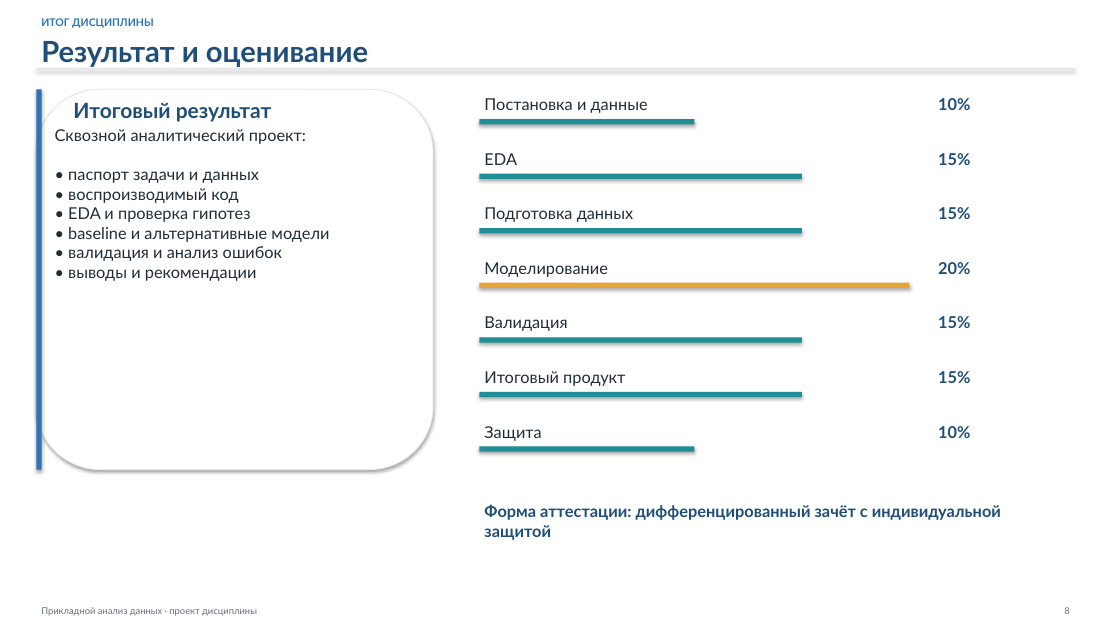
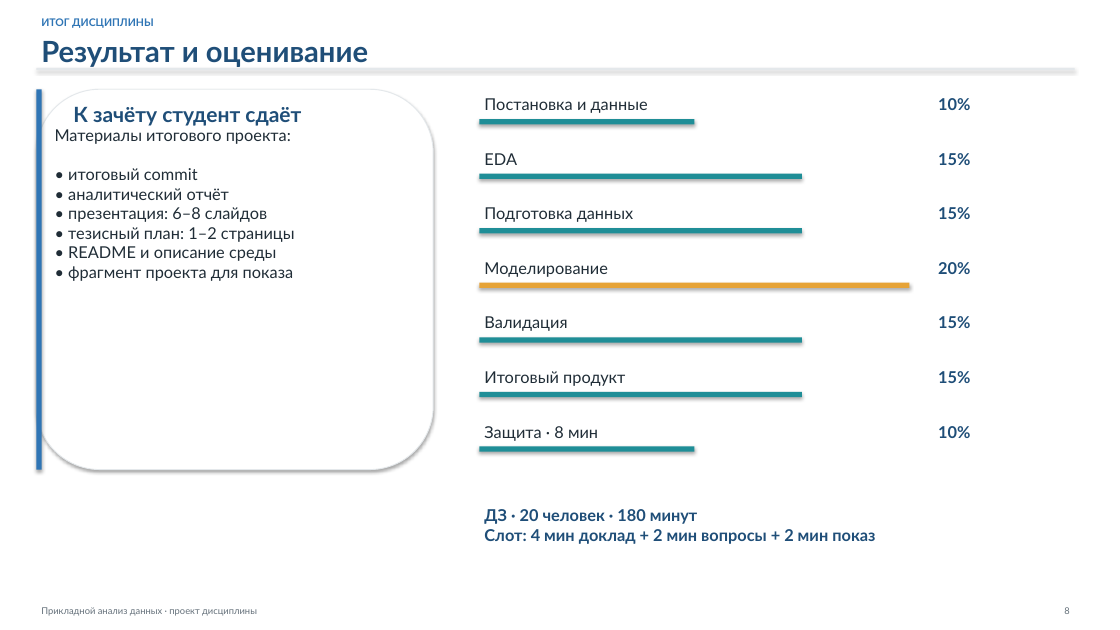
Before and after one commit to DiDiLight/fos-prikladnoy-analiz-dannyh, a slide deck: slide 8 of docs/attachments/course-presentation.pptx. Drawn at 1120x630 pixels with LibreOffice and Linux fonts; fonts in the diff are those of the drawing. Boxes give left, top, right and bottom in pixels: in the first picture for what was removed or moved away, otherwise in the second. Text is boxed around its words. In the diff, an @@ line names an element or a change of style, - is before the commit and + after.

```diff
--- a/docs/attachments/course-presentation.pptx
+++ b/docs/attachments/course-presentation.pptx
@@ text at (73, 106, 301, 126): text changed @@
-Итоговый результат
+К зачёту студент сдаёт
@@ text at (55, 129, 295, 281): text changed @@
-Сквозной аналитический проект:
-• паспорт задачи и данных
-• воспроизводимый код
-• EDA и проверка гипотез
-• baseline и альтернативные модели
-• валидация и анализ ошибок
-• выводы и рекомендации
+Материалы итогового проекта:
+• итоговый commit
+• аналитический отчёт
+• презентация: 6–8 слайдов
+• тезисный план: 1–2 страницы
+• README и описание среды
+• фрагмент проекта для показа
@@ text at (484, 426, 598, 441): text changed @@
-Защита
+Защита · 8 мин
@@ text at (484, 509, 875, 544): text changed @@
-Форма аттестации: дифференцированный зачёт с индивидуальной защитой
+ДЗ · 20 человек · 180 минут
+Слот: 4 мин доклад + 2 мин вопросы + 2 мин показ
```
Also in this commit, not shown: 2 other slides changed, 40 other files.
